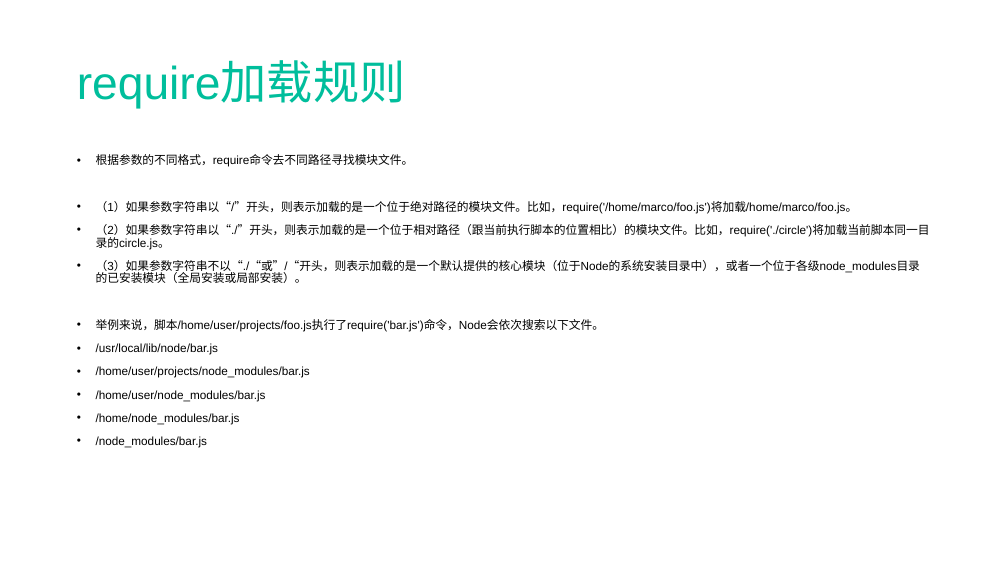
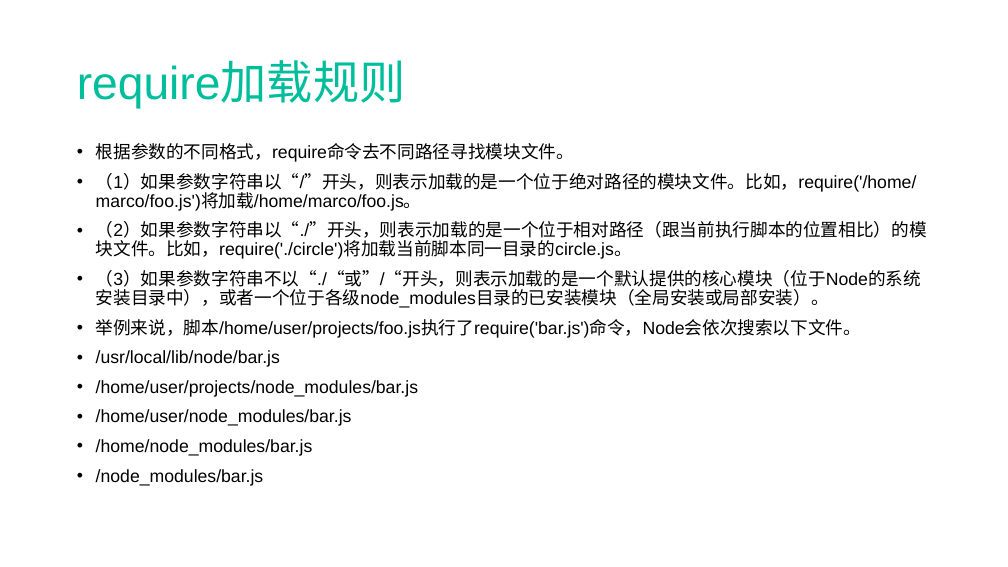
Before and after one commit to SiberianMark/travels, a slide deck: slide 14 of gulptest/nodejs.pptx. Drawn at 1008x567 pixels with LibreOffice and Linux fonts; fonts in the diff are those of the drawing. Boxes give left, top, right and bottom in pixels: in the first picture for what was removed or moved away, otherwise in the second. Text is boxed around its words. In the diff, an @@ line names an element or a change of style, - is before the commit and + after.

```diff
--- a/gulptest/nodejs.pptx
+++ b/gulptest/nodejs.pptx
@@ text "根据参数的不同格式，require命令去不同路径寻找模块文件。": place and size @@
-text "根据参数的不同格式，require命令去不同路径寻找模块文件。" at box(96, 154, 930, 448)
+text "根据参数的不同格式，require命令去不同路径寻找模块文件。" at box(96, 143, 927, 486)
@@ text "根据参数的不同格式，require命令去不同路径寻找模块文件。" at box(96, 143, 927, 486): size 11.2 to 16.8 pt @@
```
Also in this commit, not shown: 9 other slides changed, 11 slides added, 6 other files.
